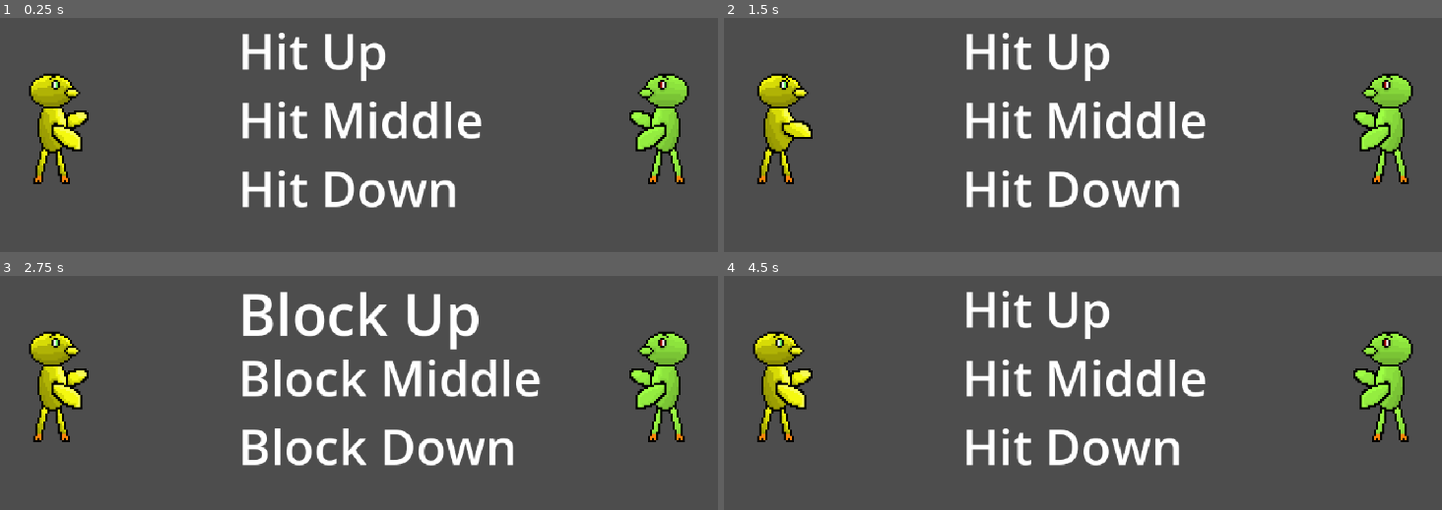
Above: before the commit, frames 1-4 (two rows, left to right).
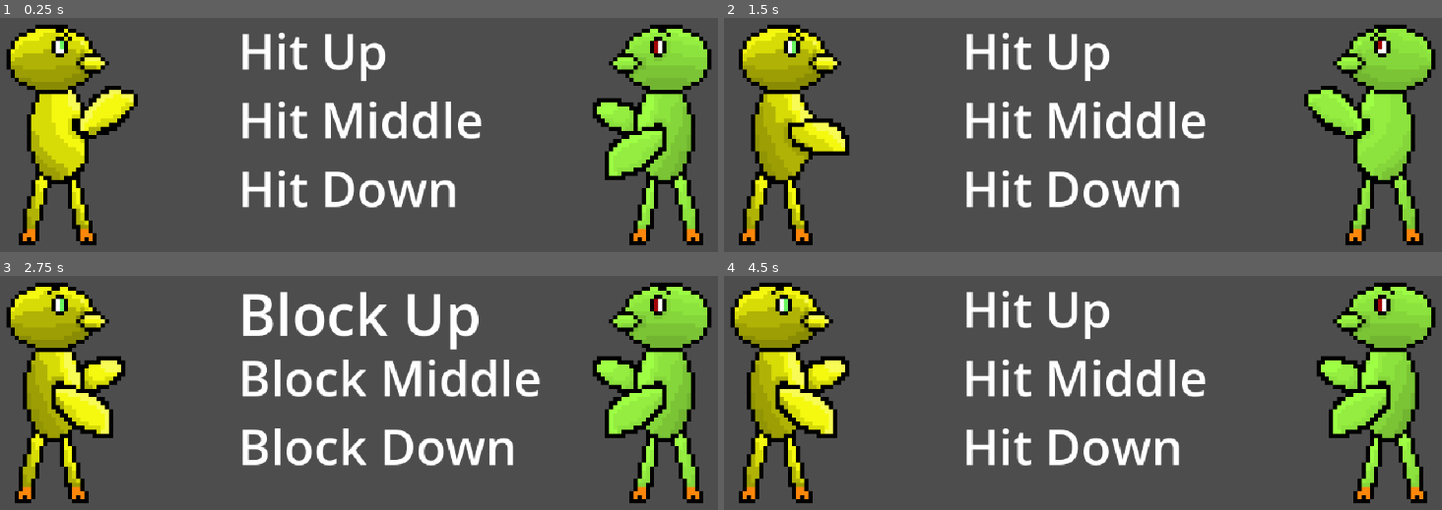
Above: after the commit, the same moments.

Repository: cbwhickstein/Pixel-Game-Jam-24
Game: Godot game, scene res://scenes/battle.tscn
The game is run twice, just before and just after one commit, with the same random seed, the same clock (stepped at 60 frames per second) and the same inputs. The project has no main scene, so this scene is started directly.
Inputs (mouse positions are in pixels of both pictures, inside the frame that each line leads up to):
- Up to frame 1 (0.25 s): no input
- Up to frame 2 (1.5 s): tap Enter at 0.5 s; move the mouse to (1255, 99) at 0.52 s; click (1255, 99) at 0.6 s; click (1255, 99) at 1.25 s; move the mouse to (925, 144) at 1.27 s; click (925, 144) at 1.35 s
- Up to frame 3 (2.75 s): click (201, 402) at 2 s; move the mouse to (437, 283) at 2.02 s; click (437, 283) at 2.1 s
- Up to frame 4 (4.5 s): click (1161, 283) at 2.75 s; move the mouse to (1047, 467) at 2.77 s; click (1047, 467) at 2.85 s; click (1047, 467) at 3.5 s; move the mouse to (1319, 446) at 3.52 s; click (1319, 446) at 3.6 s; click (1319, 446) at 4.25 s; move the mouse to (846, 313) at 4.27 s; click (846, 313) at 4.35 s

The runs differ from the first frame. In frame 1, 16% of the frame differs, in the area x 0-100%, y 2-98%; in frame 2, 16%; in frame 3, 16%; in frame 4, 16%.

Commit message:
finished battle programming

Diff:
--- a/game/scenes/battle.tscn
+++ b/game/scenes/battle.tscn
@@ -11,10 +11,12 @@
 
 [node name="Player" parent="." instance=ExtResource("1_hx7u8")]
 position = Vector2(-150, 0)
+scale = Vector2(2, 2)
 script = ExtResource("3_mxka0")
 
 [node name="Enemy" parent="." instance=ExtResource("2_4cy8x")]
 position = Vector2(150, 0)
+scale = Vector2(2, 2)
 script = ExtResource("3_mxka0")
 
 [node name="Camera2D" type="Camera2D" parent="."]
@@ -24,4 +26,5 @@
 position = Vector2(-59, -54)
 scale = Vector2(0.4, 0.4)
 
+[connection signal="block" from="BattleUi" to="." method="_on_battle_ui_block"]
 [connection signal="hit" from="BattleUi" to="." method="_on_battle_ui_hit"]
--- a/game/scenes/player.tscn
+++ b/game/scenes/player.tscn
@@ -58,3 +58,4 @@
 [node name="AnimatedSprite2D" type="AnimatedSprite2D" parent="."]
 texture_filter = 1
 sprite_frames = SubResource("SpriteFrames_a6g17")
+animation = &"hit_up"
--- a/game/scripts/battle.gd
+++ b/game/scripts/battle.gd
@@ -31,16 +31,24 @@
 
 
 func _on_battle_ui_hit(direction):
-	set_sprites(direction, Selected.none)
 	sprite_set = true # counter to reset sprite
 
 	enemy.blocking = randi() % 3
+	set_sprites(direction, enemy.blocking)
+
 	if direction != enemy.blocking:
 		enemy.hit_points -= 10
 		print(enemy.hit_points) #Just to print for testing
 
+func _on_battle_ui_block(direction):
+	sprite_set = true # counter to reset sprite
 
+	var enemy_attack = randi() % 3
+	set_sprites(direction, enemy_attack)
 
+	if direction != enemy_attack:
+		player.hit_points -= 10
+		print(player.hit_points) #Just to print for testing
 
 
 func set_sprites(player_direction: int, enemy_direction: int):
